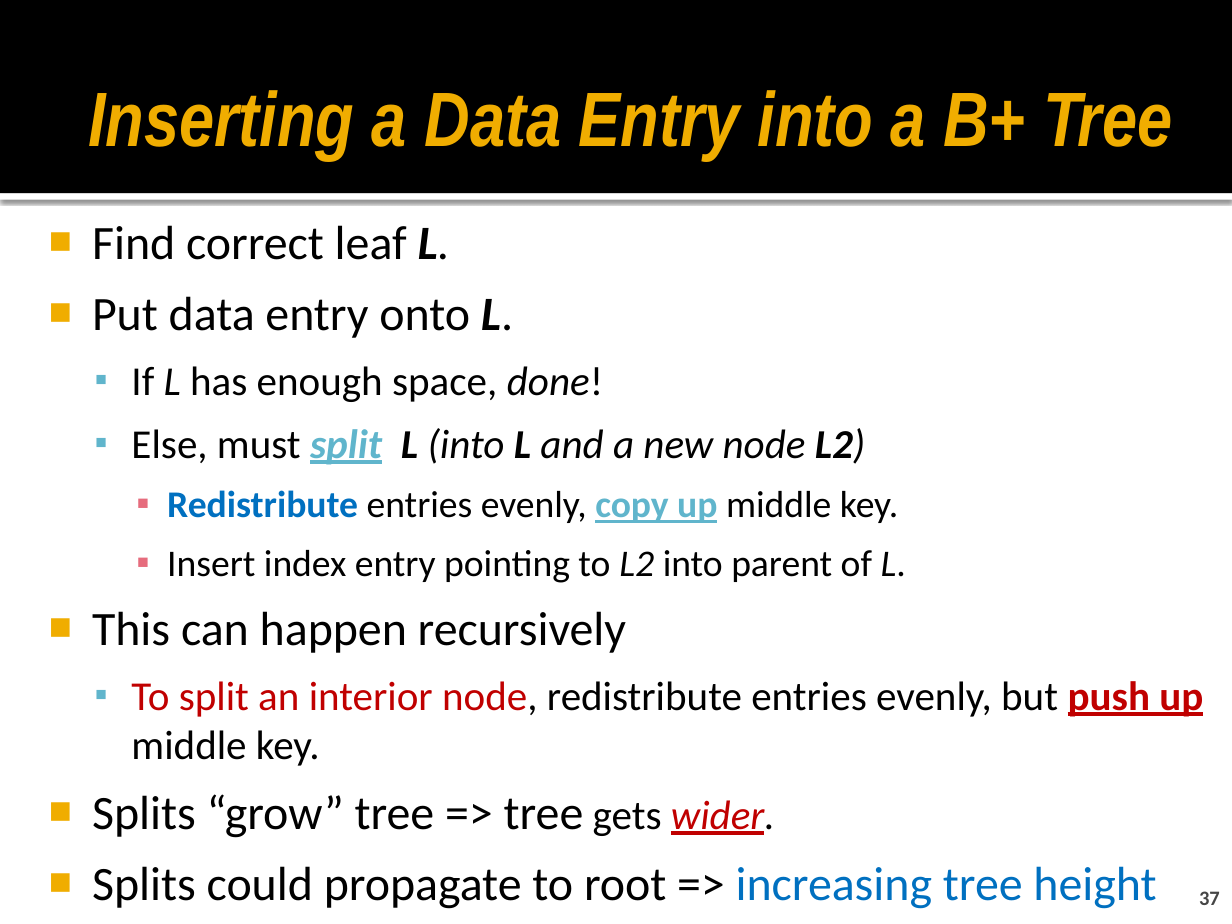
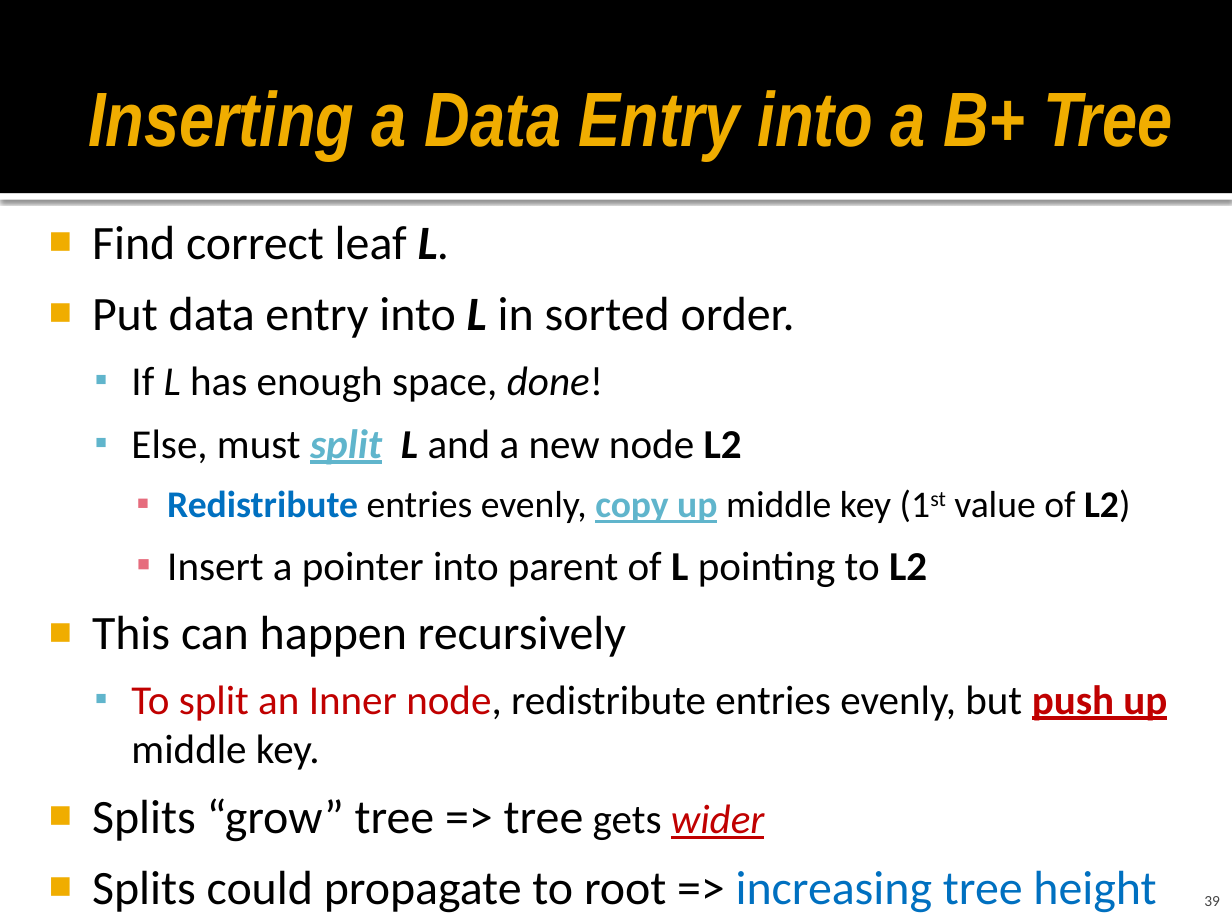
Before and after one commit to cmpt606f19/cmpt606-content, a slide deck: slide 39 of Lectures/06 Indexing.pptx (slide 37 before the commit). Drawn at 1232x924 pixels with LibreOffice and Linux fonts; fonts in the diff are those of the drawing. Boxes give left, top, right and bottom in pixels: in the first picture for what was removed or moved away, otherwise in the second. Text is boxed around its words. In the diff, an @@ line names an element or a change of style, - is before the commit and + after.

Commit message:
Updated indexing slides

```diff
--- a/Lectures/06 Indexing.pptx
+++ b/Lectures/06 Indexing.pptx
@@ text at bbox=[92, 296, 795, 338]: text changed @@
-■ Put data entry onto L.
+■ Put data entry into L in sorted order.
@@ text at bbox=[131, 429, 1130, 587]: text changed; size 22 to 24 pt @@
-  ▪ Else, must split L (into L and a new node L2)
-    ▪ Redistribute entries evenly, copy up middle key.
-    ▪ Insert index entry pointing to L2 into parent of L.
+  ▪ Else, must split L and a new node L2
+    ▪ Redistribute entries evenly, copy up middle key (1st value of L2)
+    ▪ Insert a pointer into parent of L pointing to L2
@@ text at bbox=[92, 685, 1167, 842]: text changed @@
-  ▪ To split an interior node, redistribute entries evenly, but push up middle key.
-■ Splits “grow” tree => tree gets wider.
+  ▪ To split an Inner node, redistribute entries evenly, but push up middle key.
+■ Splits “grow” tree => tree gets wider
@@ page number at bbox=[1204, 896, 1220, 906]: text changed; size 12 to 9 pt @@
-37
+39
```
Also in this commit, not shown: 20 other slides changed, 3 slides added, 1 other file.
